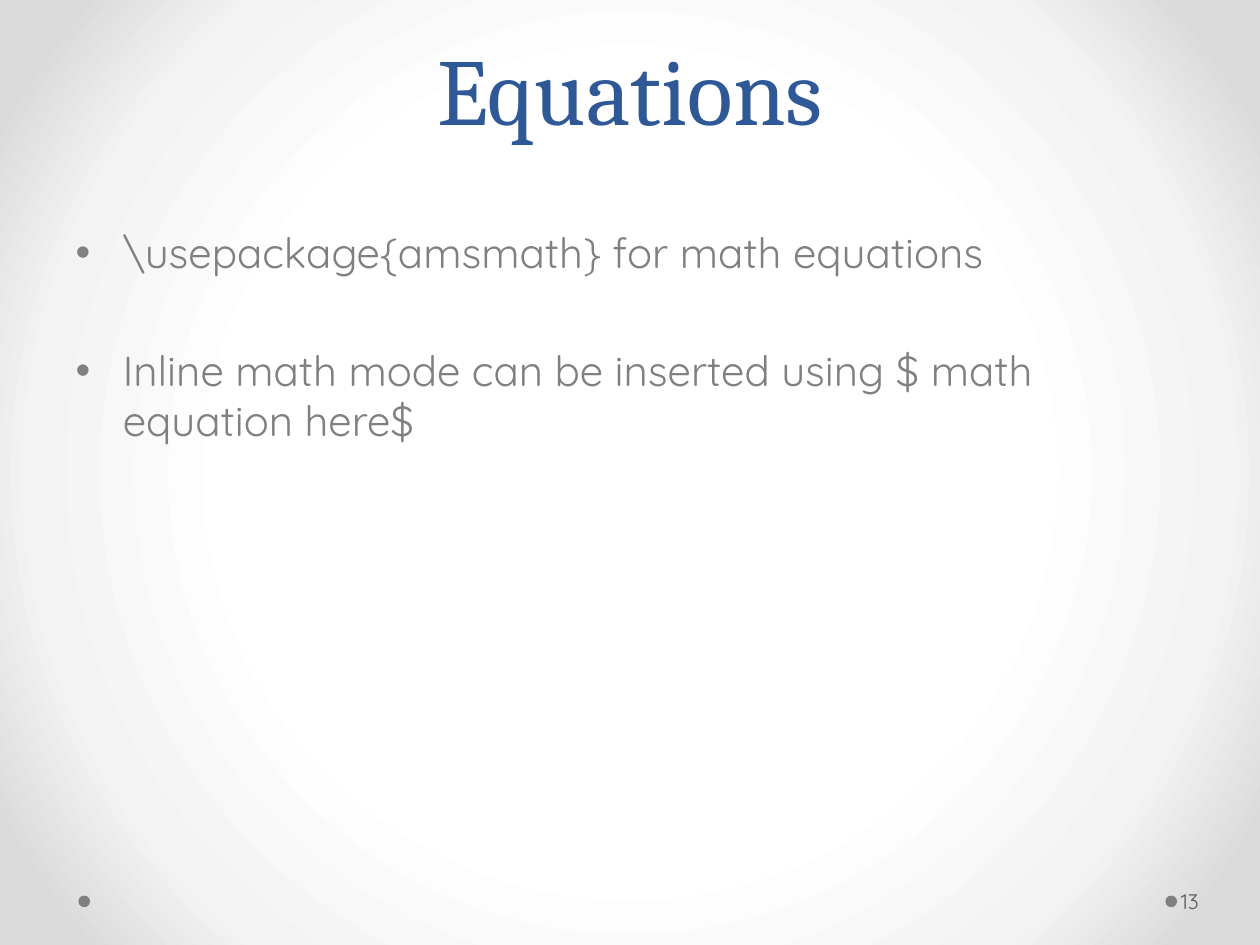
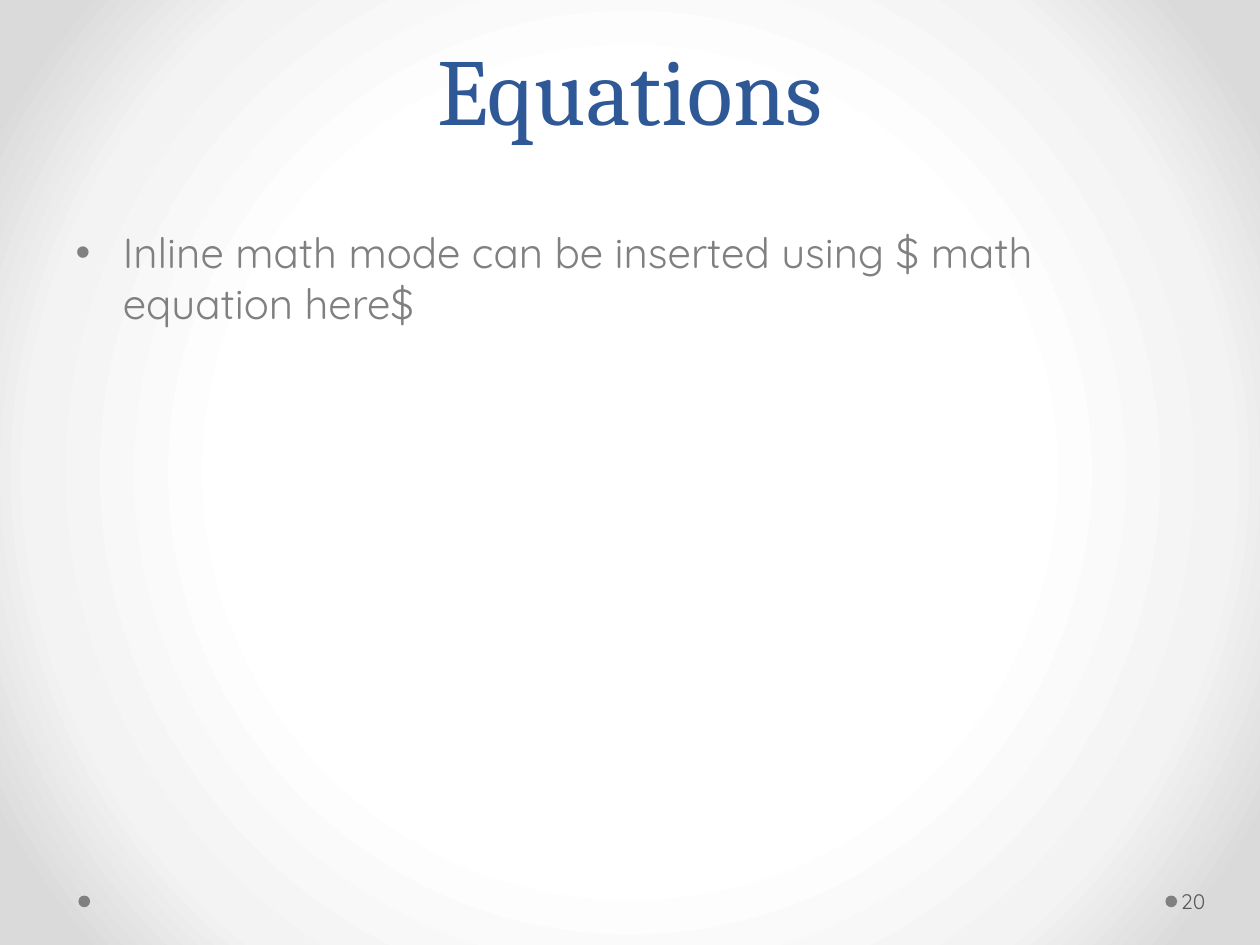
Before and after one commit to Andromedanita/Latex_workshop, a slide deck: slide 21 of Mine.pptx (slide 14 before the commit). Drawn at 1260x945 pixels with LibreOffice and Linux fonts; fonts in the diff are those of the drawing. Boxes give left, top, right and bottom in pixels: in the first picture for what was removed or moved away, otherwise in the second. Text is boxed around its words. In the diff, an @@ line names an element or a change of style, - is before the commit and + after.

```diff
--- a/Mine.pptx
+++ b/Mine.pptx
@@ text at <box>123,234,983,277</box>: paragraph removed @@
-• \usepackage{amsmath} for math equations
@@ page number at <box>1181,894,1205,909</box>: text changed @@
-13
+20
```
Also in this commit, not shown: 4 other slides changed, 15 slides added.
